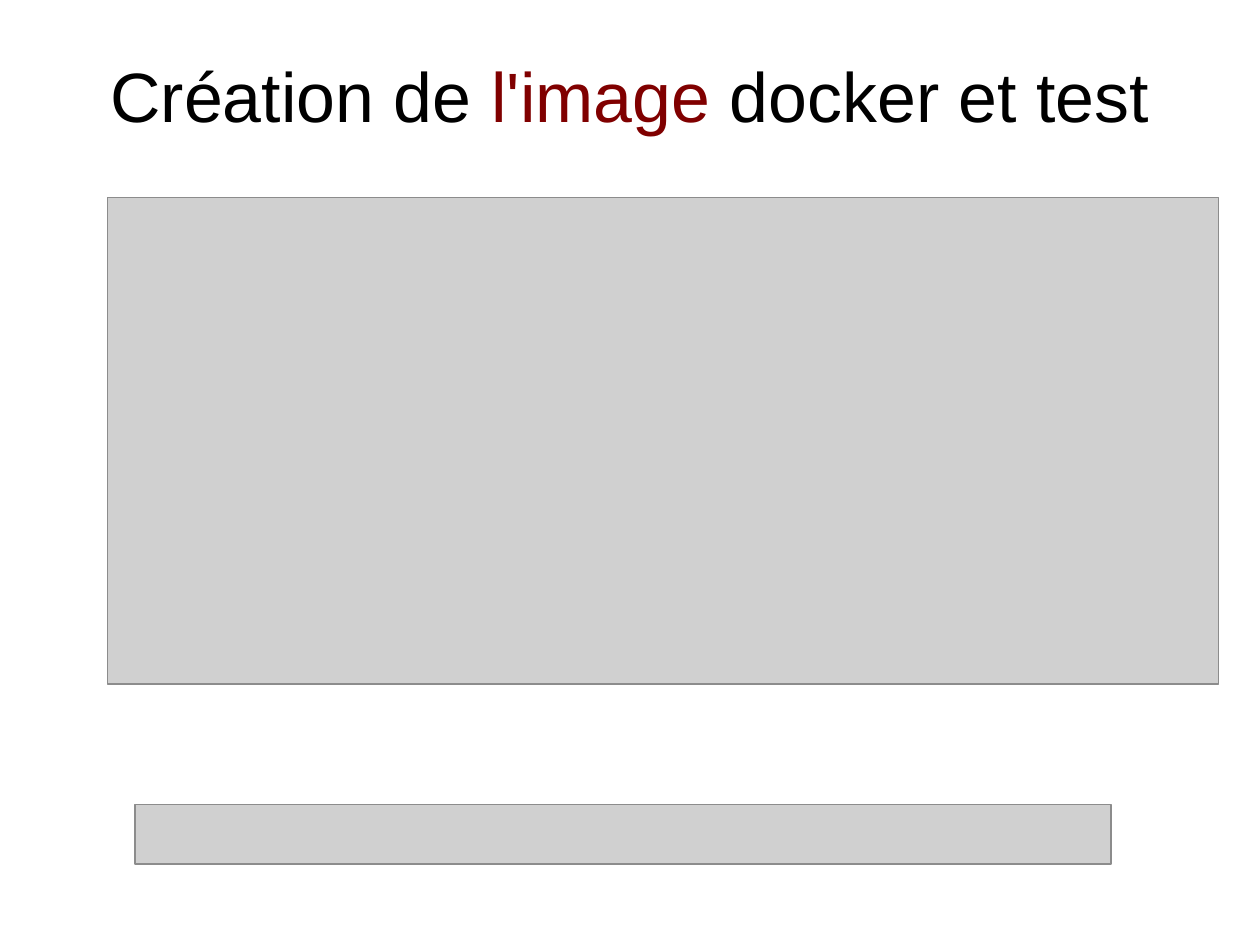
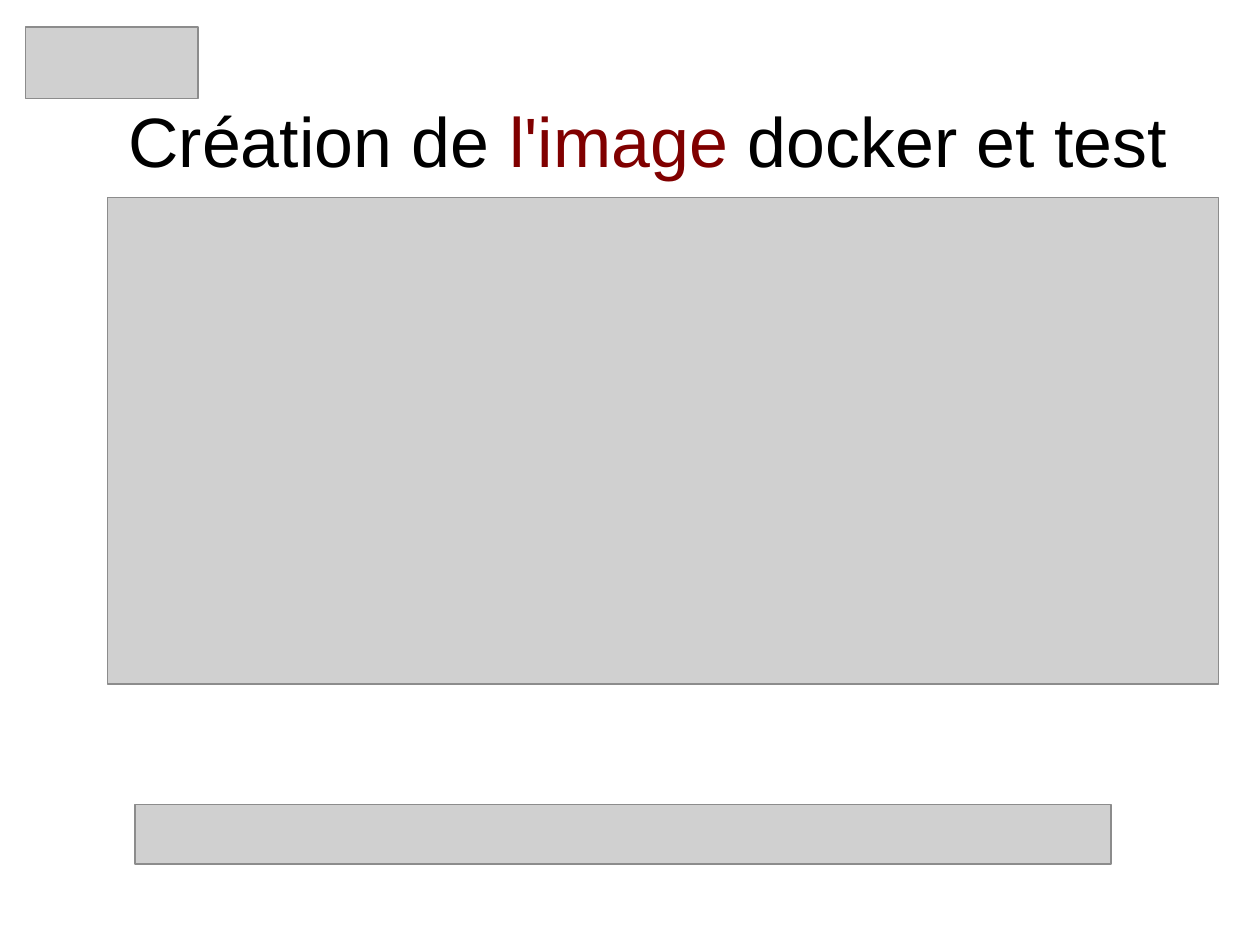
Before and after one commit to heylve/current, a slide deck: slide 10 of Rencontre_devs/docker_dev_conf_20_11_2017.odp (slide 7 before the commit). Drawn at 1260x945 pixels with LibreOffice and Linux fonts; fonts in the diff are those of the drawing; grey boxes stand for pictures. Boxes give left, top, right and bottom in pixels: in the first picture for what was removed or moved away, otherwise in the second. Text is boxed around its words. In the diff, an @@ line names an element or a change of style, - is before the commit and + after.

Commit message:
WIP docker

```diff
--- a/Rencontre_devs/docker_dev_conf_20_11_2017.odp
+++ b/Rencontre_devs/docker_dev_conf_20_11_2017.odp
@@ picture added at [25,27,198,98] @@
@@ title "Création de l'image docker et ...": place and size @@
-title "Création de l'image docker et ..." at [110,70,1148,135]
+title "Création de l'image docker et ..." at [128,115,1166,180]
```
Also in this commit, not shown: 11 other slides changed, 4 slides added.
